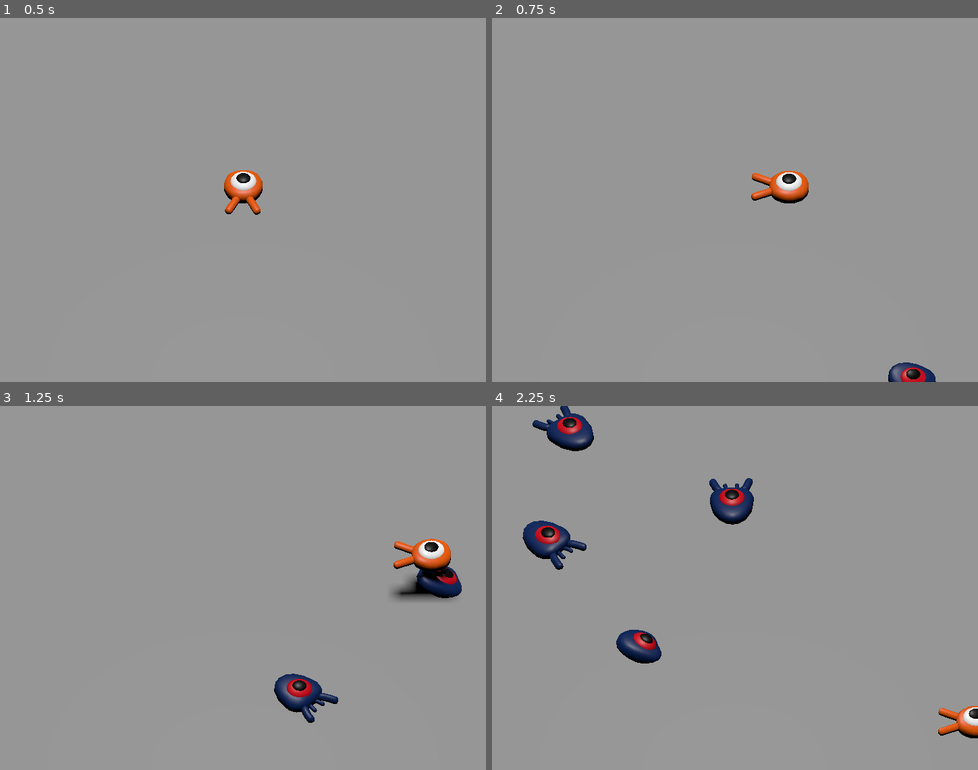
Above: before the commit, frames 1-4 (two rows, left to right).
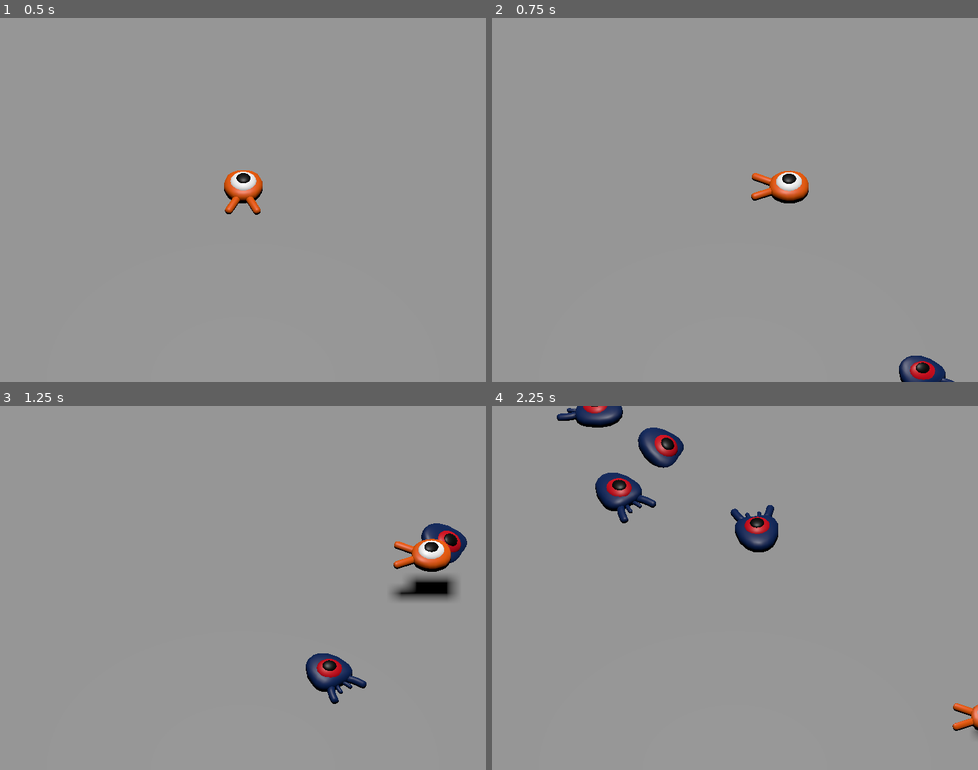
Above: after the commit, the same moments.

Repository: BDogg2003/Godot_3D_1
Game: Godot game, scene res://scenes/main.tscn
Same seed, same stepped clock (60 frames per second), same inputs: the game is played once before the commit and once after it. The project has no main scene, so this scene is started directly.
Inputs:
- Up to frame 1 (0.5 s): no input
- Up to frame 2 (0.75 s): tap Enter at 0.5 s; hold Right (move_right) from 0.53 s (still down)
- Up to frame 3 (1.25 s): keep holding Right (move_right); tap Space (jump) at 0.77 s
- Up to frame 4 (2.25 s): release Right (move_right) at 1.28 s; hold Down (move_back) 1.28-2.03 s; tap Space (jump) at 1.52 s; hold Right (move_right) from 2.03 s (still down)

Frame 1 is identical in both runs. In frame 2, 0.6% of the frame differs, in the area x 81-96%, y 92-100%; in frame 3, 2.8%; in frame 4, 6.7%, in the area x 6-100%, y 0-92%.

Commit message:
Backup 1-28

Diff:
--- /dev/null
+++ b/scenes/mob.gd
@@ -0,0 +1,33 @@
+extends CharacterBody3D
+
+# Minimum speed of the mob in meters per second.
+@export var min_speed = 10
+# Maximum speed of the mob in meters per second.
+@export var max_speed = 18
+
+signal squashed
+
+func _physics_process(_delta):
+	move_and_slide()
+
+# This function will be called from the Main scene.
+func initialize(start_position, player_position):
+	# We position the mob by placing it at start_position and rotate it towards player_position, so it looks at the player.
+	look_at_from_position(start_position, player_position, Vector3.UP)
+	# Rotate this mob randomly within range of -45 and +45 degrees, so that it doesn't move directly towards the player.
+	rotate_y(randf_range(-PI / 4, PI / 4))
+
+	# We calculate a random speed (integer)
+	var random_speed = randi_range(min_speed, max_speed)
+	# We calculate a forward velocity that represents the speed.
+	velocity = Vector3.FORWARD * random_speed
+	# We then rotate the velocity vector based on the mob's Y rotation
+	# in order to move in the direction the mob is looking.
+	velocity = velocity.rotated(Vector3.UP, rotation.y)
+
+func _on_visible_on_screen_notifier_3d_screen_exited():
+	queue_free()
+
+func squash():
+	squashed.emit()
+	queue_free()
--- a/scenes/mob.tscn
+++ b/scenes/mob.tscn
@@ -1,10 +1,10 @@
 [gd_scene load_steps=4 format=3 uid="uid://dj22htvsf53ht"]
 
-[ext_resource type="Script" uid="uid://c5wp01kn08qxe" path="res://mob.gd" id="1_bsing"]
+[ext_resource type="Script" uid="uid://d0bdo0x6qu4d2" path="res://scenes/mob.gd" id="1_bsing"]
 [ext_resource type="PackedScene" uid="uid://bicorb7we351t" path="res://art/mob.glb" id="2_d4cuo"]
 
 [sub_resource type="BoxShape3D" id="BoxShape3D_71rcx"]
-size = Vector3(1.3918457, 1, 1.8382568)
+size = Vector3(1.5814209, 0.7528076, 1.8382568)
 
 [node name="Mob" type="CharacterBody3D" groups=["mob"]]
 collision_layer = 2
@@ -16,7 +16,7 @@
 [node name="Character" parent="Pivot" instance=ExtResource("2_d4cuo")]
 
 [node name="CollisionShape3D" type="CollisionShape3D" parent="."]
-transform = Transform3D(1, 0, 0, 0, 1, 0, 0, 0, 1, 0.021362305, 0, 0.010437012)
+transform = Transform3D(1, 0, 0, 0, 1, 0, 0, 0, 1, 0.008117676, 0.17681885, 0.010437012)
 shape = SubResource("BoxShape3D_71rcx")
 
 [node name="VisibleOnScreenNotifier3D" type="VisibleOnScreenNotifier3D" parent="."]
--- a/scenes/player.gd
+++ b/scenes/player.gd
@@ -6,6 +6,10 @@
 @export var fall_acceleration = 75
 # Vertical impulse applied to the character upon jumping in meters per second.
 @export var jump_impulse = 20
+# Vertical impulse applied to the character upon bouncing over a mob in meters per second.
+@export var bounce_impulse = 16
+
+
 
 var target_velocity = Vector3.ZERO
 
@@ -42,3 +46,27 @@
 	# Moving the Character
 	velocity = target_velocity
 	move_and_slide()
+
+		# Iterate through all collisions that occurred this frame
+	for index in range(get_slide_collision_count()):
+		# We get one of the collisions with the player
+		var collision = get_slide_collision(index)
+
+		# If there are duplicate collisions with a mob in a single frame
+		# the mob will be deleted after the first collision, and a second call to
+		# get_collider will return null, leading to a null pointer when calling
+		# collision.get_collider().is_in_group("mob").
+		# This block of code prevents processing duplicate collisions.
+		if collision.get_collider() == null:
+			continue
+
+		# If the collider is with a mob
+		if collision.get_collider().is_in_group("mob"):
+			var mob = collision.get_collider()
+			# we check that we are hitting it from above.
+			if Vector3.UP.dot(collision.get_normal()) > 0.1:
+				# If so, we squash it and bounce.
+				mob.squash()
+				target_velocity.y = bounce_impulse
+				# Prevent further duplicate calls.
+				break
--- a/scenes/player.tscn
+++ b/scenes/player.tscn
@@ -17,3 +17,5 @@
 [node name="CollisionShape3D" type="CollisionShape3D" parent="."]
 transform = Transform3D(1, 0, 0, 0, 1, 0, 0, 0, 1, 0, 0, -0.040789485)
 shape = SubResource("SphereShape3D_g2els")
+
+[node name="MobDetector" type="Area3D" parent="."]
Not shown, added: scenes/mob.gd.uid
